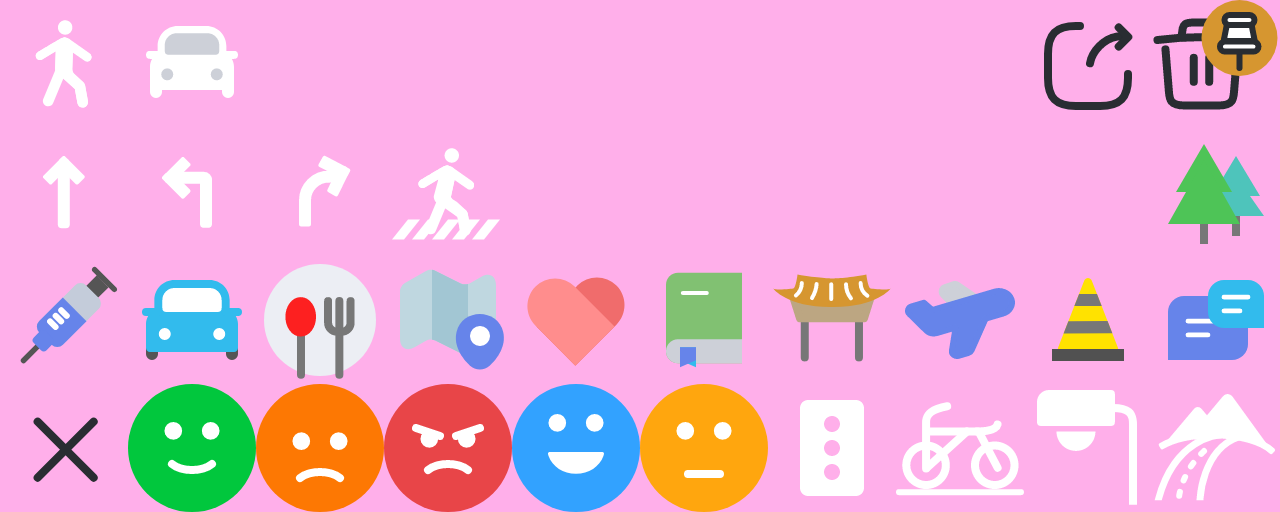
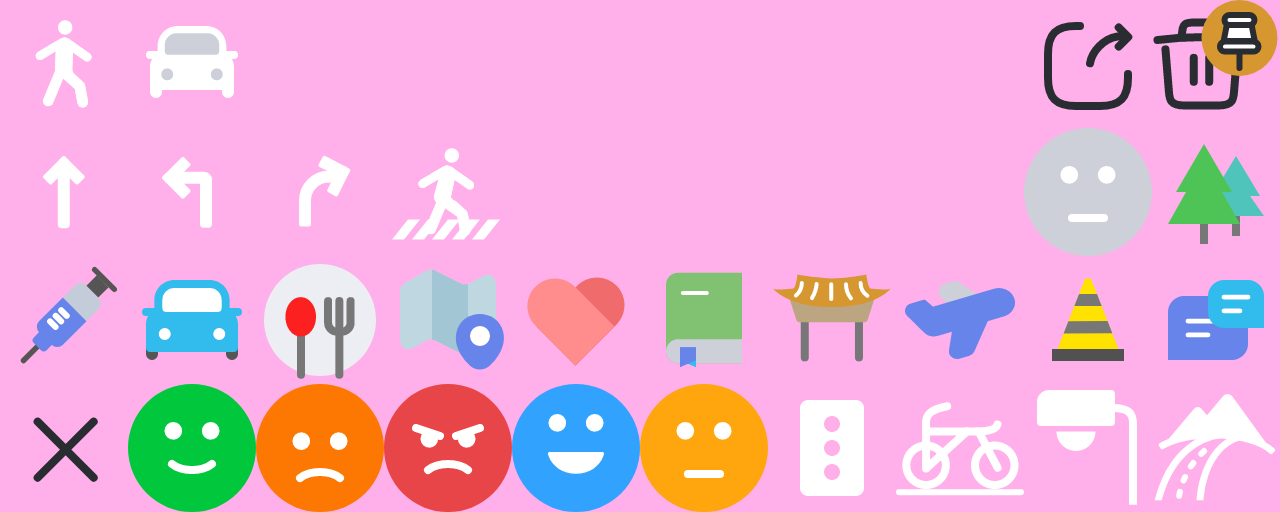
Revision of a layered w=1280, h=512 image; what changed, layer by layer:
added layer "Layer 102" in group "Group 1" over (1024, 128, 1152, 256)
